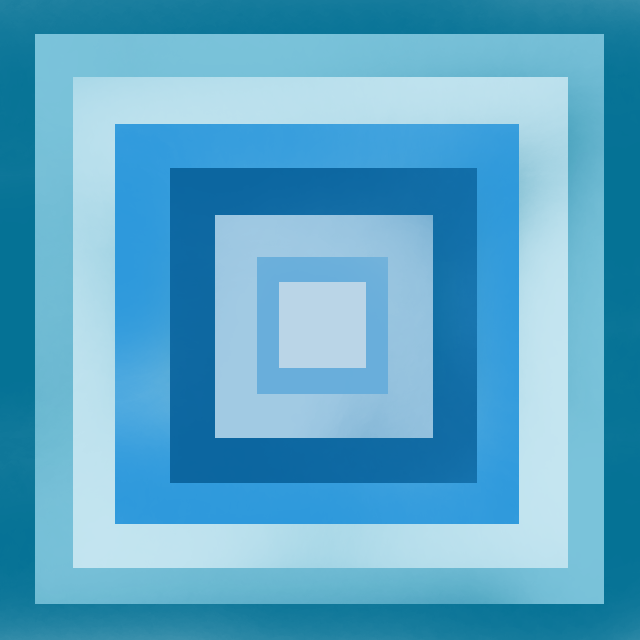
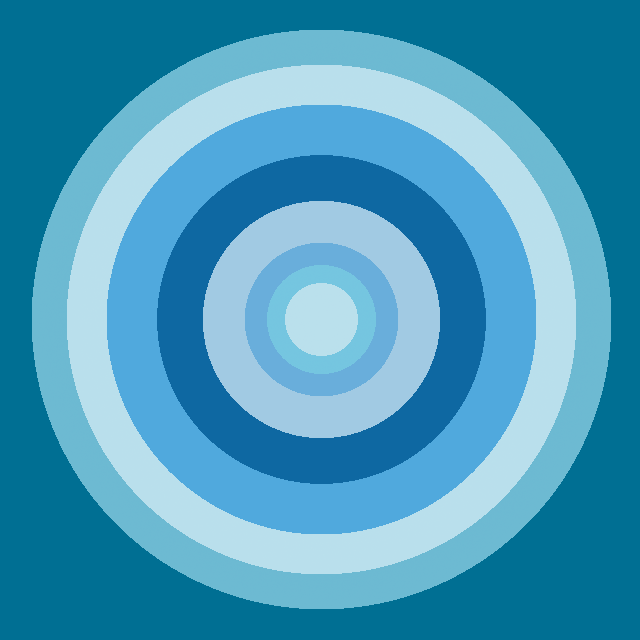
Layered file, before and after one edit (640 x 640). Changes by layer:
added layer "Layer #1" above "Layer" over [left=0, top=0, right=640, bottom=640]
